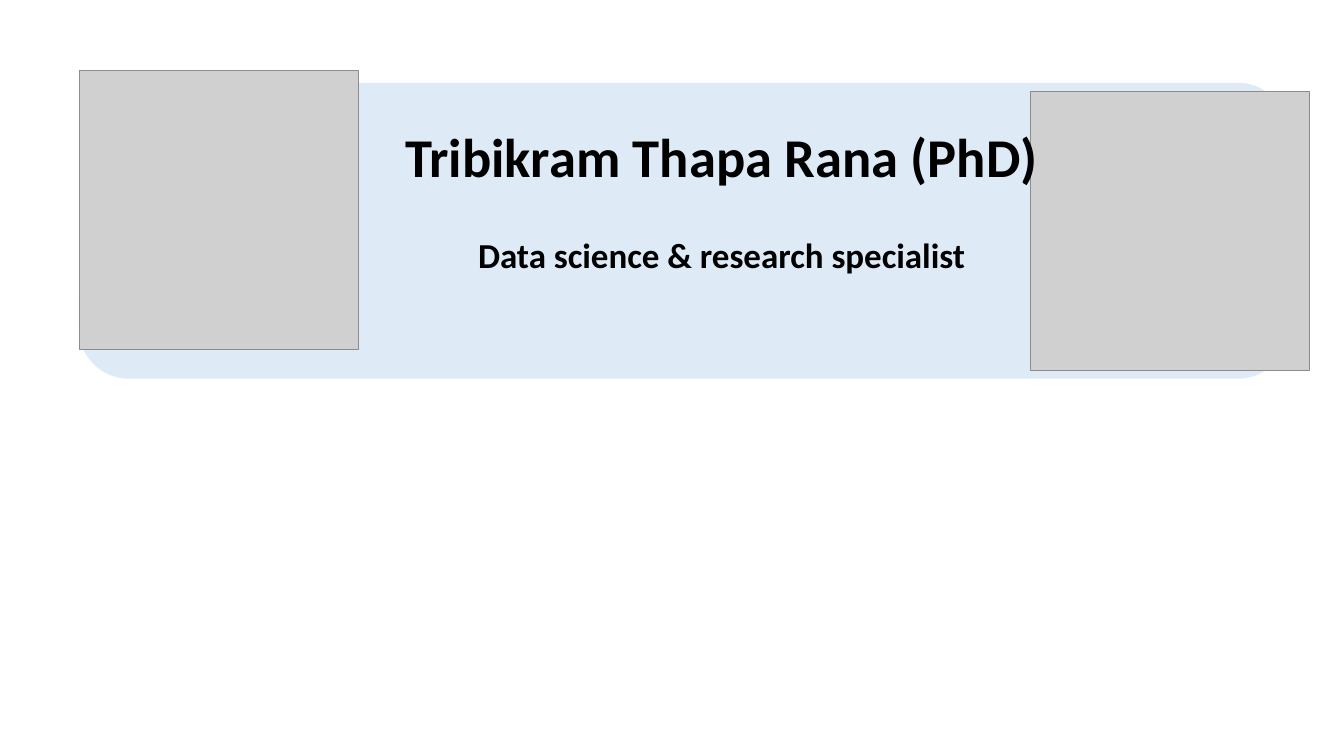
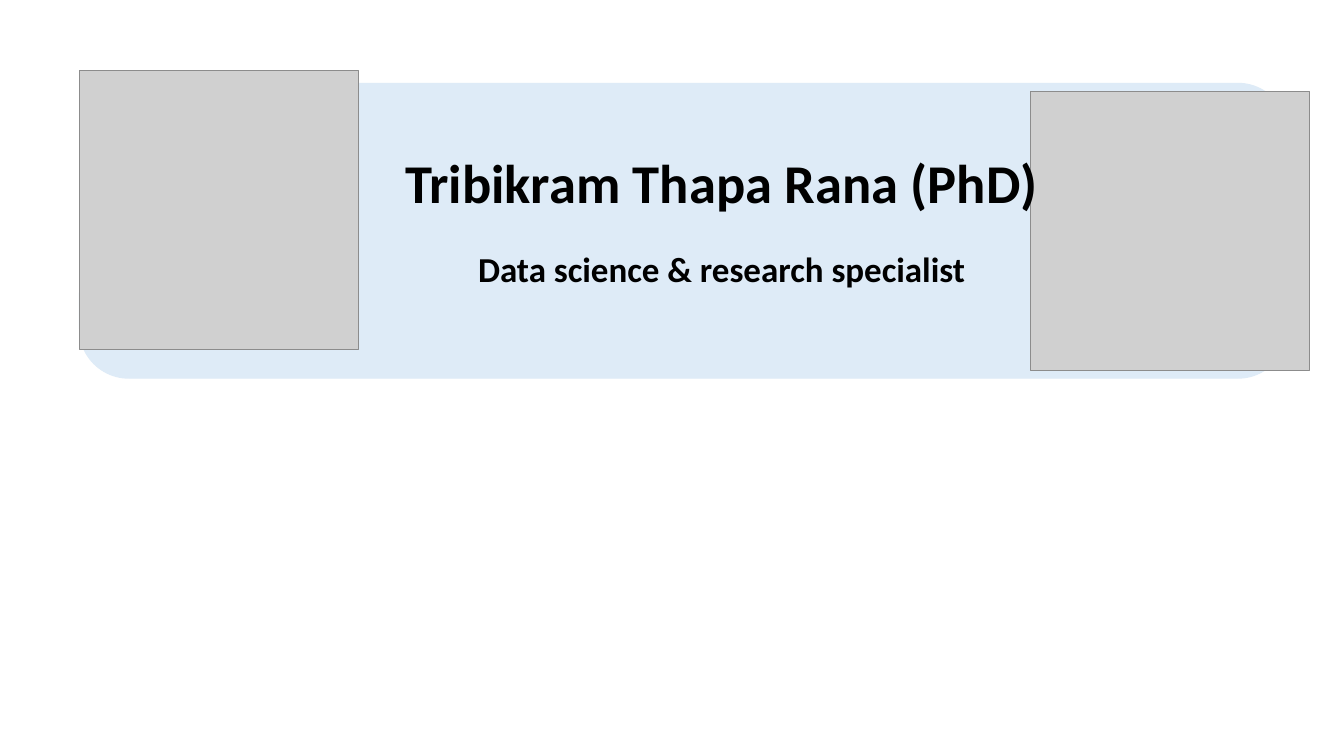
Before and after one commit to TribThapa/TribThapa, a slide deck: slide 1 of Assets/PPT.pptx. Drawn at 1344x756 pixels with LibreOffice and Linux fonts; fonts in the diff are those of the drawing; grey boxes stand for pictures. Boxes give left, top, right and bottom in pixels: in the first picture for what was removed or moved away, otherwise in the second. Text is boxed around its words. In the diff, an @@ line names an element or a change of style, - is before the commit and + after.

```diff
--- a/Assets/PPT.pptx
+++ b/Assets/PPT.pptx
@@ text "Tribikram Thapa Rana (PhD)": place and size @@
-text "Tribikram Thapa Rana (PhD)" at <box>405,132,1038,191</box>
+text "Tribikram Thapa Rana (PhD)" at <box>405,158,1038,217</box>
@@ text "Data science & research specialist": place and size @@
-text "Data science & research specialist" at <box>478,243,965,274</box>
+text "Data science & research specialist" at <box>478,257,965,288</box>
```
Also in this commit, not shown: 1 other file.
